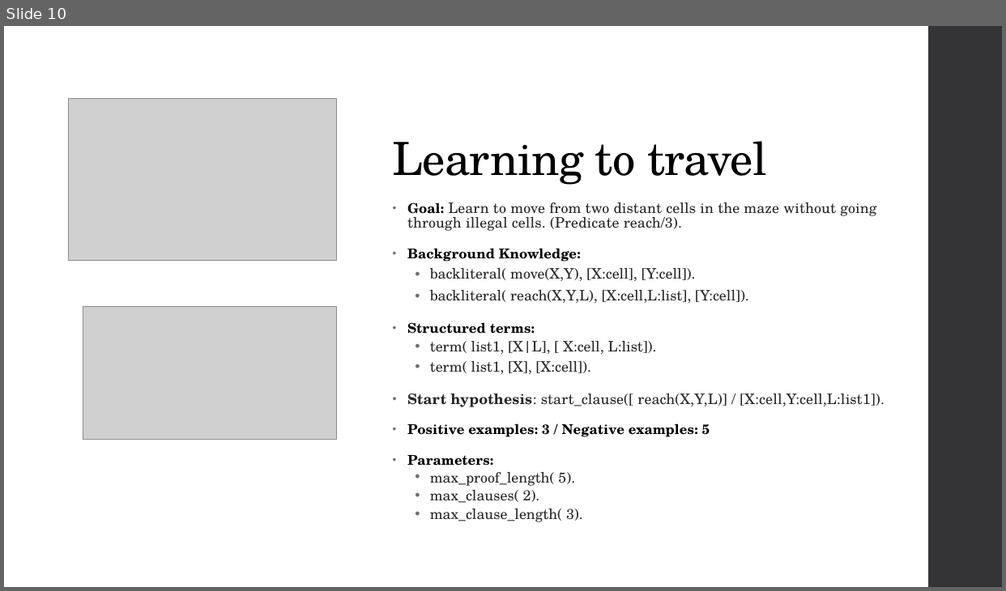
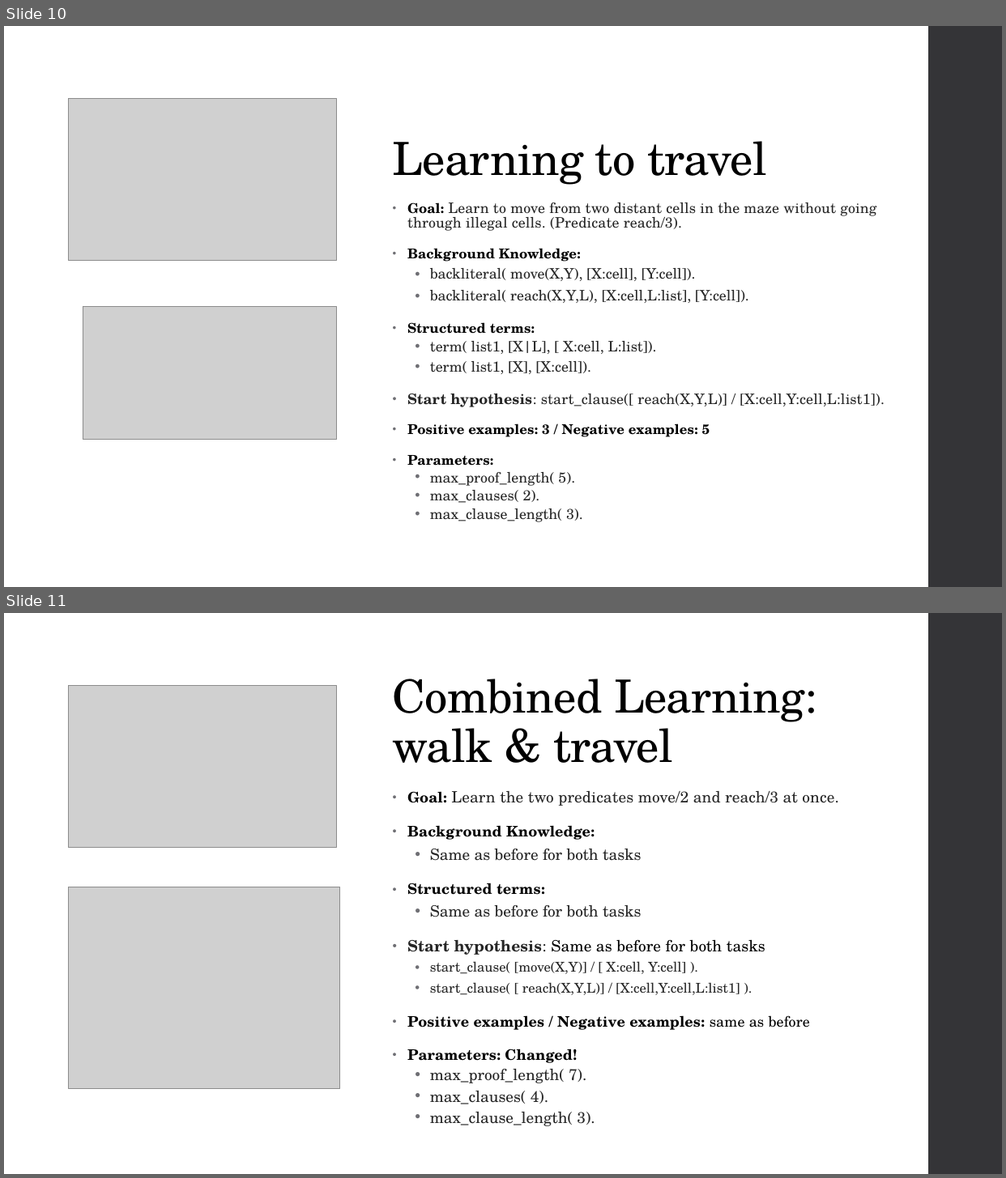
Before and after one commit to Alex-Dell1/ATAI_Maze_Project, a slide deck: ATAI_Presentation Hyper.pptx. Shown one above the other, each under a label of ours: slide 10 before the commit, slides 10 and 11 after it. The pictures are 1006x591 and 1006x1178 pixels, drawn with LibreOffice and Linux fonts; fonts in the diff are those of the drawing; grey boxes stand for pictures. Boxes give left, top, right and bottom in pixels: in the first picture for what was removed or moved away, otherwise in the second. Text is boxed around its words. In the diff, an @@ line names an element or a change of style, - is before the commit and + after.

```diff
--- a/ATAI_Presentation Hyper.pptx
+++ b/ATAI_Presentation Hyper.pptx
@@ slide 11 added at [4, 613, 1002, 1174], background #FFFFFF; not listed: 1 template element that a slide beside it also shows @@
@@ title added at [393, 679, 817, 763], 44 pt, text #000000 @@
+Combined Learning: walk & travel
@@ picture added at [68, 686, 336, 848] @@
@@ text added at [407, 791, 838, 1127], 15 pt, text #262626 @@
+• Goal: Learn the two predicates move/2 and reach/3 at once.
+• Background Knowledge:
+  • Same as before for both tasks
+• Structured terms:
+  • Same as before for both tasks
+• Start hypothesis: Same as before for both tasks
+  • start_clause( [move(X,Y)] / [ X:cell, Y:cell] ).
+  • start_clause( [ reach(X,Y,L)] / [X:cell,Y:cell,L:list1] ).
+• Positive examples / Negative examples: same as before
+• Parameters: Changed!
+  • max_proof_length( 7).
+  • max_clauses( 4).
+  • max_clause_length( 3).
@@ picture added at [68, 887, 339, 1089] @@
```
Also in this commit, not shown: 3 slides changed, 1 other slide added.
